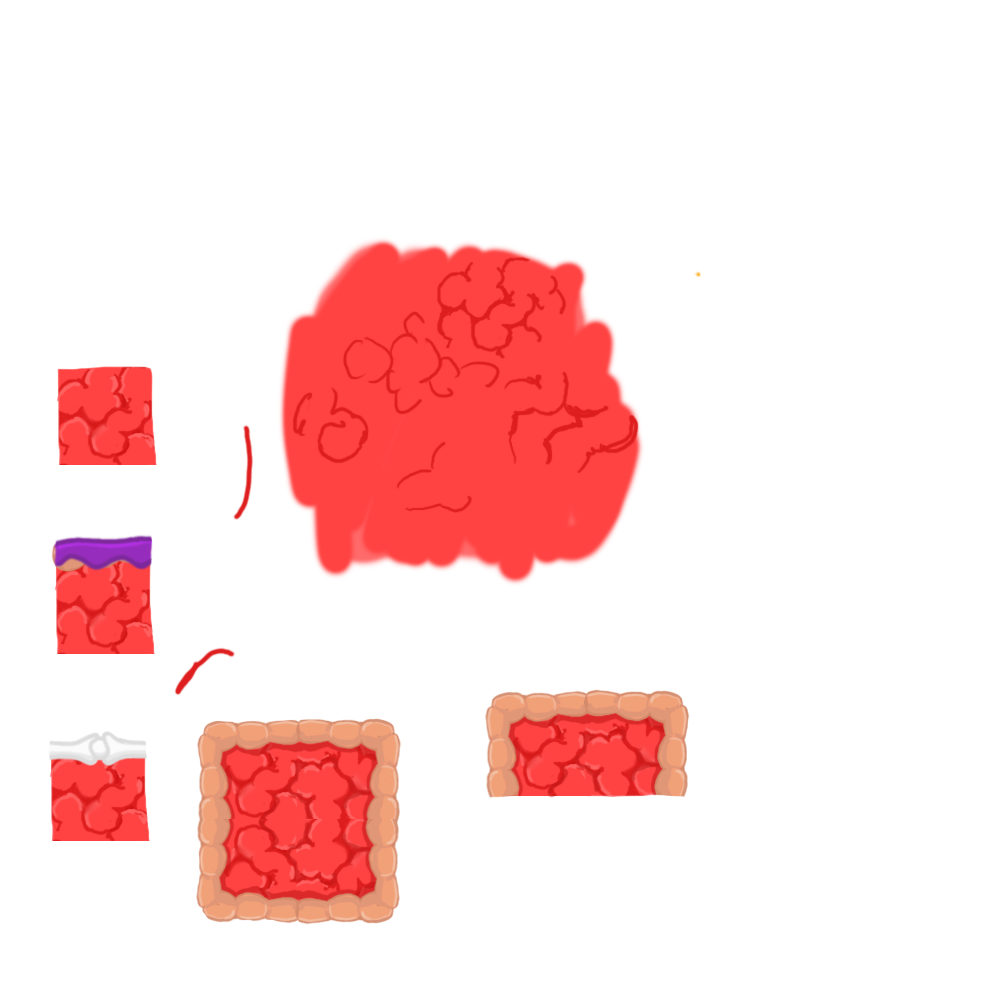
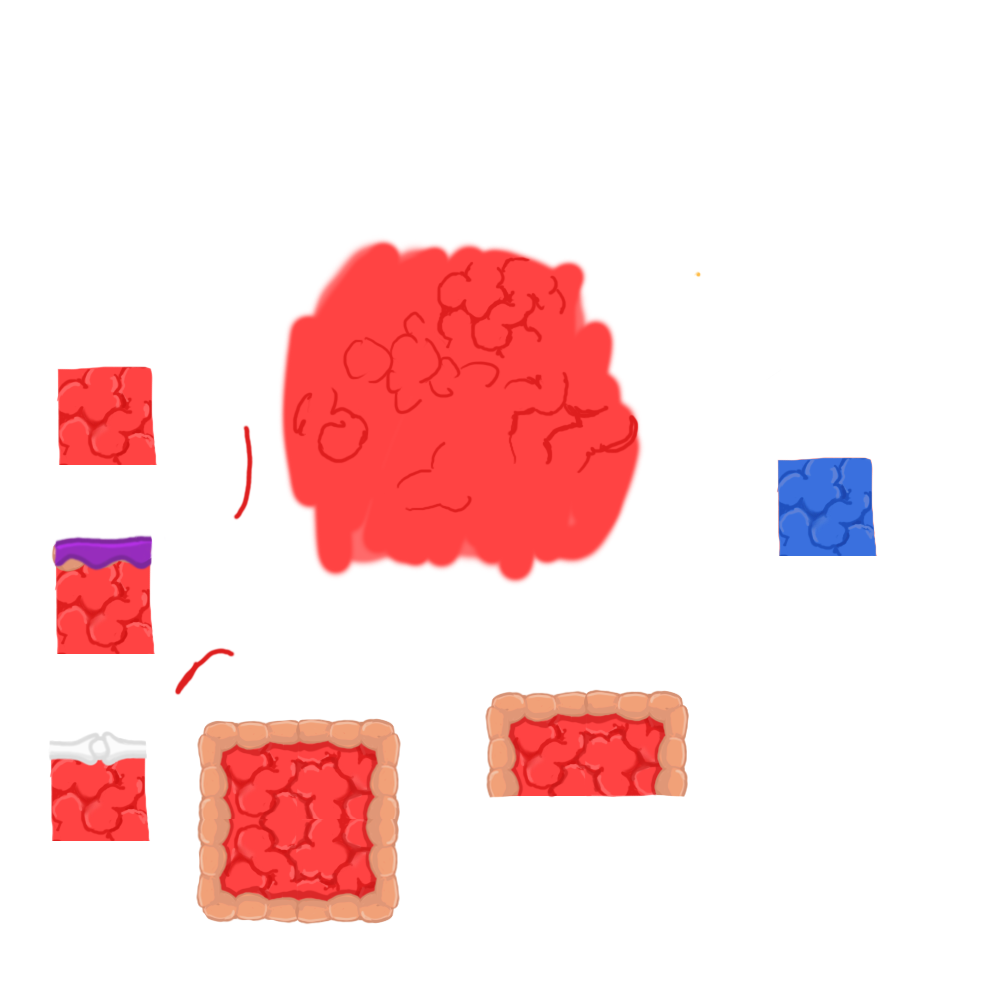
The second 1000px x 1000px image is a revision of the first. Changes to its layers:
added layer "Layer 5 copy 4" above "Layer 5" over box(776, 457, 877, 556)
